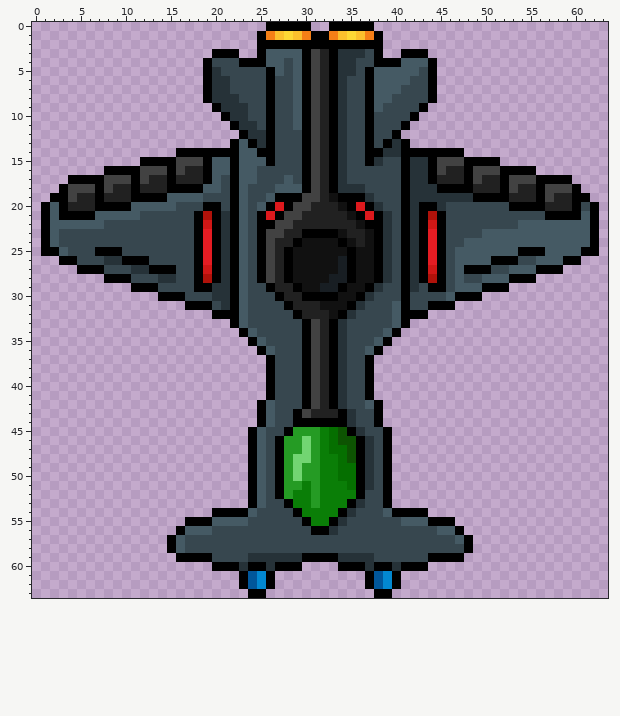
Two states of a pixel-art file, Assets/Img/Enemies/Gunship.aseprite. Above: the version before the commit.
64x64 pixels, 1 frame. Colours within 5 levels of each other are drawn and written as one.
The result:
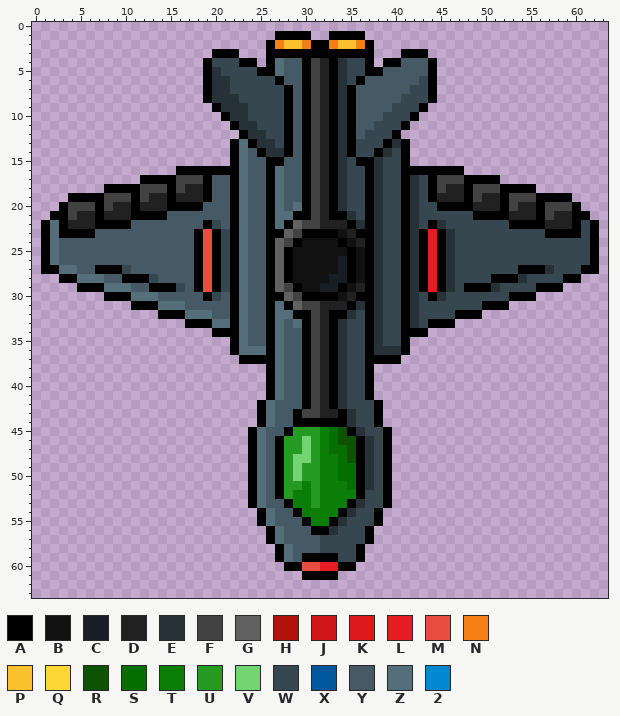
Palette (. is transparent): A #000000  B #111111  C #181e23  D #212121  E #263238  F #424242  G #616161  H #b0120a  J #d01716  K #dd191d  L #e51c23  M #e84e40  N #f57f17  P #fbc02d  Q #fdd835  R #0d5302  S #056f00  T #0a7e07  U #259b24  V #72d572  W #37474f  X #01579b  Y #455a64  Z #546e7a  2 #0288d1
Changes in this commit:
Changed rows in their new state; - is an unchanged pixel.
first column x 1:
 0 -------------------------.....--.....-------------------------
 1 ------------------------..AAAA..AAAA..------------------------
 2 ------------------------.-NPPN--NPPN-.------------------------
 3 ------------------------.AAAA-AA-AAAA.------------------------
 4 ------------------------.AZY------W-A.------------------------
 5 ------------------------A-ZY------W--A----Y-------------------
 6 -------------------------WAY-------AY----Y--------------------
 7 -------------------------W-A------AYY---Y---------------------
 8 -------------------------W-A------AYY--Y----------------------
 9 -------------------------W-A------AYY-Y-----------------------
10 -------------------------W-A------AYYY------------------------
11 -------------------------W-A------AYY-------------------------
12 -------------------------W-AY-----AYW-------------------------
13 ----------------------Z--E-AY-----A-W-------------------------
14 ---------------......-Z--EEAY-----A-W--W-......---------------
15 -----------..........-Z---AYY------A-----..........-----------
16 -------........AAA-AA-Z-YAZYY-------AE---AA-AAA........-------
17 ---........AAA-FFF--Y-Z-YAZ-Y-------AE----W-FFF-AAA........---
18 --.....AAA-FFF-FDDA-Y-ZYYAZ-------WWAE----WAFDD-FFF-AAA.....--
19 -..AAA-FFF-FDDADDDAYY-ZYYAZYYA--AEWWAE----WADDDAFDD-FFF-AAA..-
20 ..-FFF-FDDADDDAAAAYYY-ZY--ZYZAF-AEWW------WWAAAADDDAFDD-FFF-..
21 .A-FDDADDDAAAAYYYYYYY-ZYYAZZAAF-AAEWAEW---WWW---AAAADDDAFDD-A.
22 -ZADDDAAAAYYYYYYYYAWY-ZYY-ZAGFF---AE-EW---WAE-------AAAADDDAW-
23 -ZAAAAYYYYYYYYYYY-M-W-ZYYAAGF------AAEW------E---WWWWWWWAAAAW-
24 -ZYYYYYYYYYYYYYYY-M-W-ZYYAGF--------AEW------E-WWWWWWWWWWWWWW-
25 -Z-YYYYYYYYYYYYYY-M-W-ZYYAG---------AEW------EWWWWWWWWWWWWWWW-
26 AZYYYYYYYYYYYYYYY-M-W-ZYYAG---------AEW------EWWWWWWW--WWWWWWA
27 AAZZYY-AA-YYYYYYY-M-W-ZYYAG---------AEW----L-EWWWW--WAA-EWWWAA
28 --AAZZZYY-AA-YYYY-M-W-ZYYAG---------AEW----L-EW--WAA-EWWWWAA--
29 ----AAAZZZYY-AA-Y-MAW-ZYY-GF-------D------AL-EWAA-EWWWWAAA----
30 -------AAAZZZYYYYYAWY-ZYYA-GF-----D-AE---E-AEWWWWWWWAAA-------
31 ----------AAAZZZYYYYY-ZYYAZ-GFFDDD--AE-W-E-WWWWWWAAA----------
32 -------------AAAZZZYY-ZYYAZZ-AF-A---AE-W-EWWWWAAA-------------
33 ----------------AAAZZ-ZYYAZYZ-------AE-W-EWAAA----------------
34 -------------------AAAZ-YAZYY-------AEWWAAA-------------------
35 ---------------------AZY-AZYY-------AEWWA---------------------
36 ---------------------AZZZAZYY-------AEEEA---------------------
37 ----------------------AAA-ZYY--------AAA----------------------
38 --------------------------ZYY---------------------------------
39 --------------------------ZYY---------------------------------
40 --------------------------ZYY---------------------------------
41 --------------------------ZYY---------------------------------
42 -------------------------ZYYY-------W-------------------------
43 -------------------------ZYY--F-------------------------------
44 -------------------------ZYY----------------------------------
45 ------------------------ZYY-----------------------------------
46 ------------------------ZY------------------------------------
47 ------------------------ZY------------------------------------
48 ------------------------ZY------------------------------------
49 ------------------------ZY------------------------------------
50 ------------------------ZY------------------------------------
51 ------------------------ZY------------------------------------
52 ------------------------ZY------------------------------------
53 ------------------------ZYY-----------------------------------
54 -------------------.....AZYY---------A.....-------------------
55 ----------------........AZYYY--------A........----------------
56 ---------------..........AZYYY------A..........---------------
57 --------------...........AZYYYY-----A...........--------------
58 --------------............AZYYY----A............--------------
59 ---------------...........AZY----WWA...........---------------
60 -------------------........--MMLL--........-------------------
61 ----------------------....---AAAA---....----------------------
62 ----------------------....----------....----------------------
63 -----------------------..------------..-----------------------
Where, in picture pixels (left, top, right, bottom), the same in both pictures:
changed: (41, 22, 599, 598)
